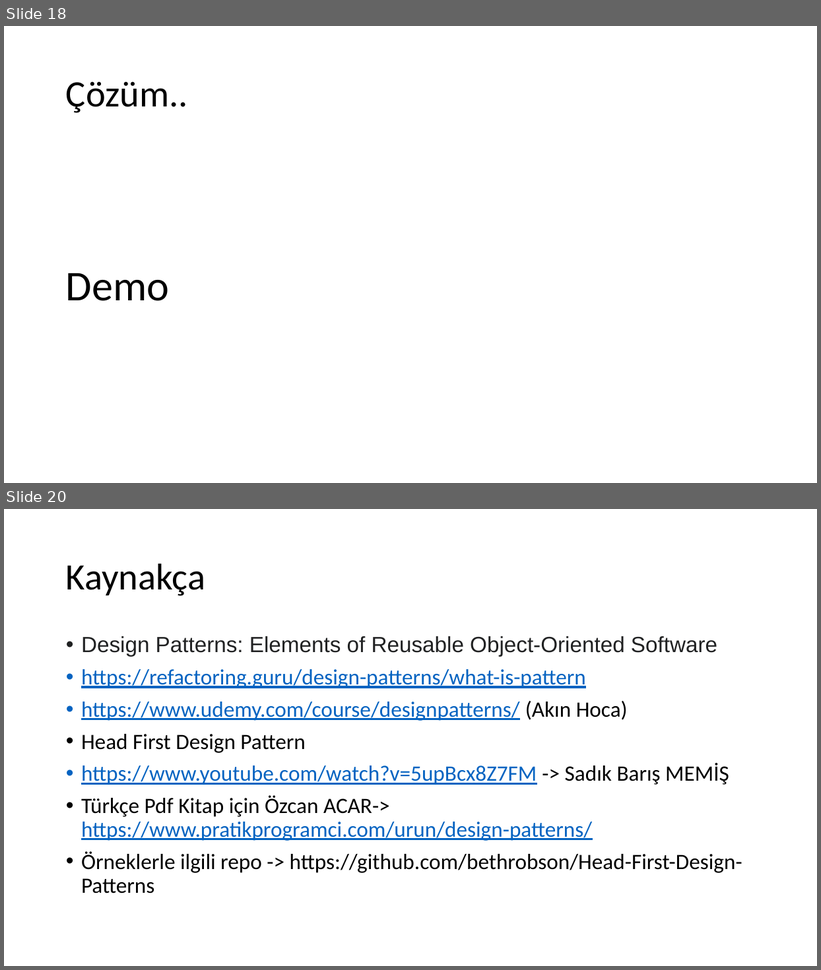
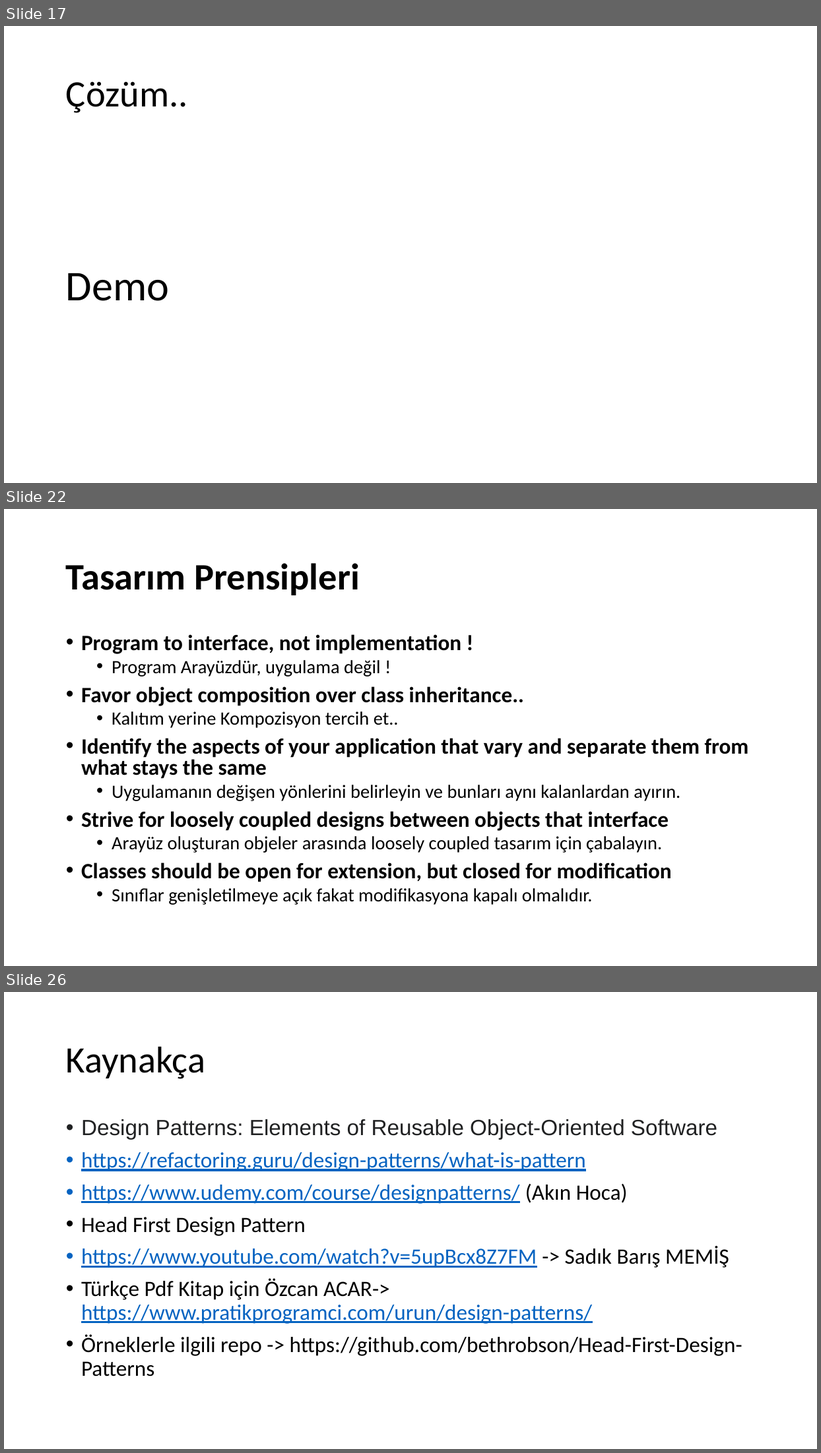
Before and after one commit to umiitkose/DesignPattern-Umiitkose, a slide deck: Tasarımdesenleri.pptx. Shown one above the other, each under a label of ours: slides 18 and 20 before the commit, slides 17, 22 and 26 after it; the slides between them are not shown. The pictures are 821x970 and 821x1453 pixels, drawn with LibreOffice and Linux fonts; fonts in the diff are those of the drawing. Boxes give left, top, right and bottom in pixels: in the first picture for what was removed or moved away, otherwise in the second. Text is boxed around its words. In the diff, an @@ line names an element or a change of style, - is before the commit and + after.

```diff
--- a/Tasarımdesenleri.pptx
+++ b/Tasarımdesenleri.pptx
@@ slide 22 added at <box>4,509,817,966</box>, background #FFFFFF @@
@@ title added at <box>66,563,360,595</box>, 44 pt, text #000000, bold @@
+Tasarım Prensipleri
@@ text added at <box>81,634,749,905</box>, 25.9 pt, text #000000, bold @@
+• Program to interface, not implementation !
+  • Program Arayüzdür, uygulama değil !
+• Favor object composition over class inheritance..
+  • Kalıtım yerine Kompozisyon tercih et..
+• Identify the aspects of your application that vary and separate them from what stays the same
+  • Uygulamanın değişen yönlerini belirleyin ve bunları aynı kalanlardan ayırın.
+• Strive for loosely coupled designs between objects that interface
+  • Arayüz oluşturan objeler arasında loosely coupled tasarım için çabalayın.
+• Classes should be open for extension, but closed for modification
+  • Sınıflar genişletilmeye açık fakat modifikasyona kapalı olmalıdır.
@@ what was slide 18 is now slide 17 @@
@@ what was slide 20 is now slide 26 @@
```
Also in this commit, not shown: 2 slides changed, 7 other slides added, 2 slides removed, 32 other files.
